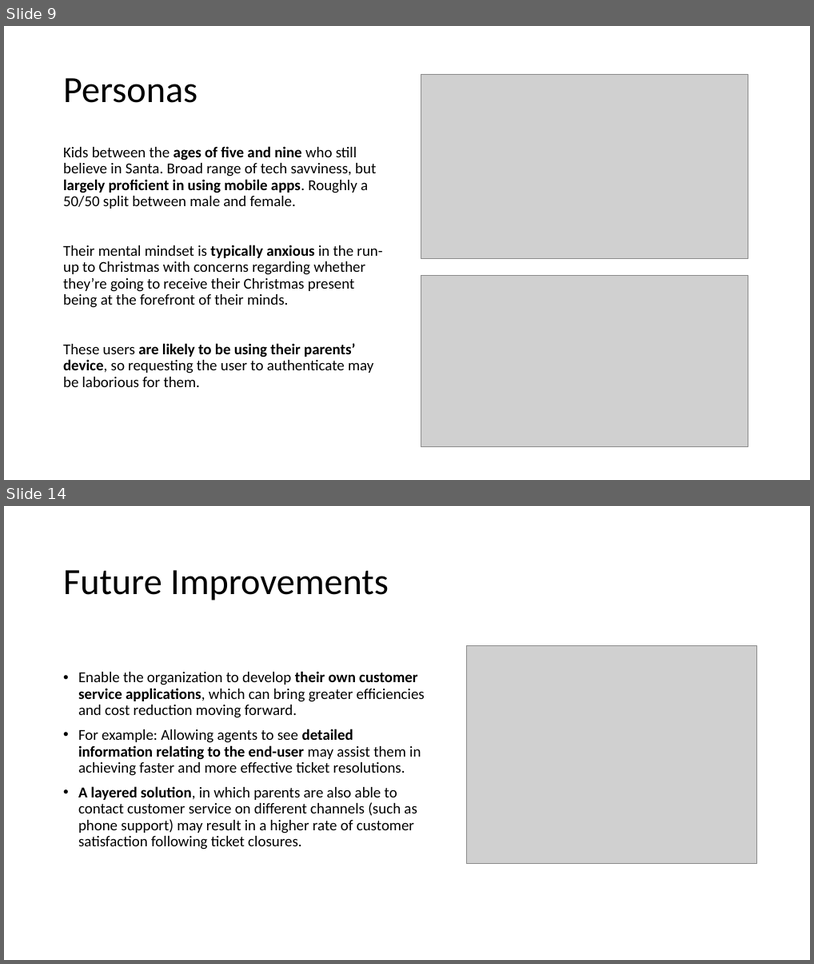
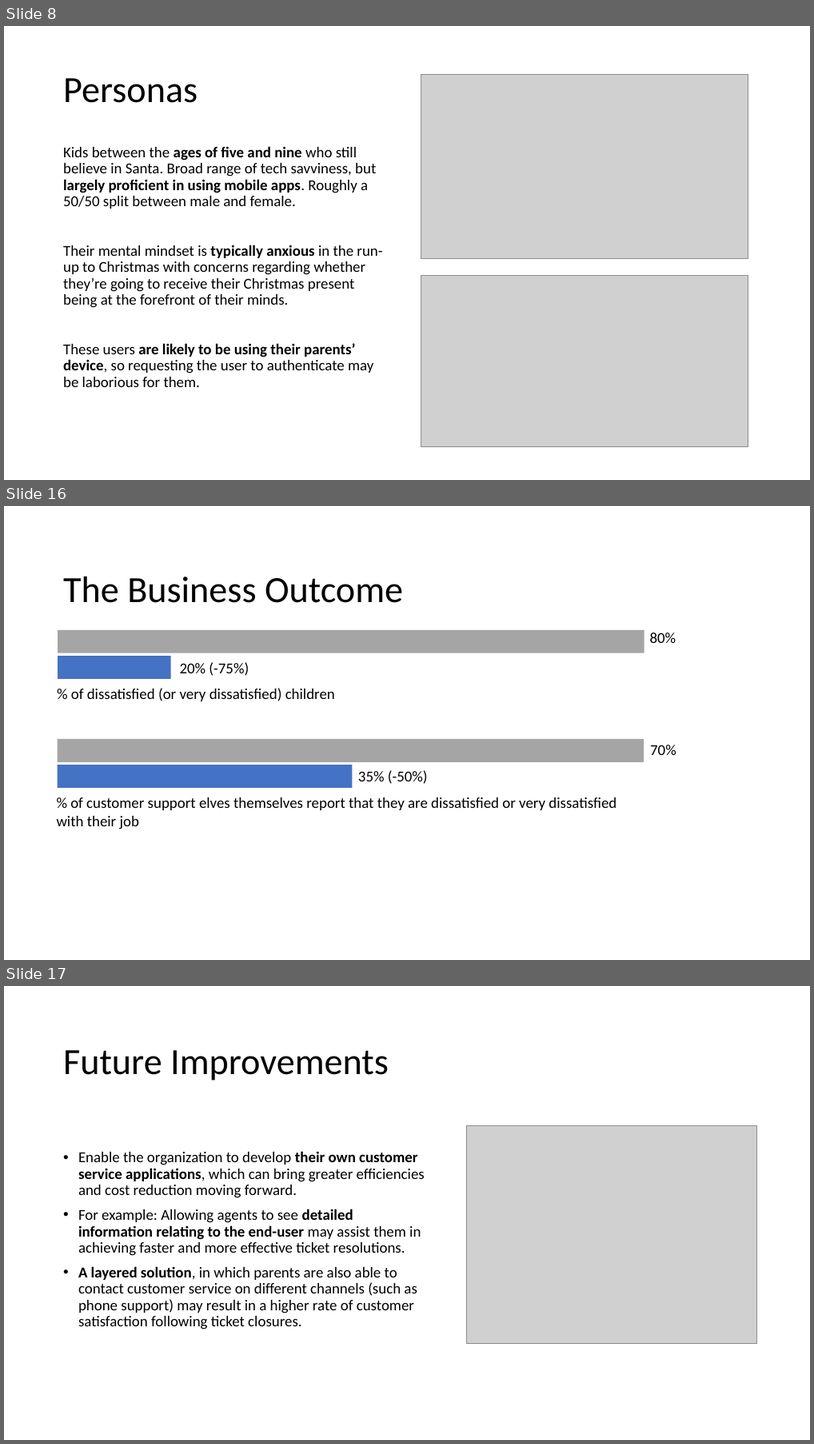
Before and after one commit to michaelodonnell/zendesk-exercise, a slide deck: Presentation + App/Presentation.pptx. Shown one above the other, each under a label of ours: slides 9 and 14 before the commit, slides 8, 16 and 17 after it; the slides between them are not shown. The pictures are 814x964 and 814x1444 pixels, drawn with LibreOffice and Linux fonts; fonts in the diff are those of the drawing; grey boxes stand for pictures. Boxes give left, top, right and bottom in pixels: in the first picture for what was removed or moved away, otherwise in the second. Text is boxed around its words. In the diff, an @@ line names an element or a change of style, - is before the commit and + after.

```diff
--- a/Presentation + App/Presentation.pptx
+++ b/Presentation + App/Presentation.pptx
@@ slide 16 added at (x1=4, y1=506, x2=810, y2=960), background #FFFFFF @@
@@ title added at (x1=63, y1=576, x2=403, y2=603), 44 pt, text #000000 @@
+The Business Outcome
@@ rectangle added at (x1=58, y1=630, x2=645, y2=653), fill #A5A5A5 @@
@@ text added at (x1=650, y1=632, x2=677, y2=643), 18 pt, text #000000 @@
+80%
@@ rectangle added at (x1=58, y1=656, x2=171, y2=679), fill #4472C4 @@
@@ text added at (x1=180, y1=662, x2=249, y2=676), 18 pt, text #000000 @@
+20% (-75%)
@@ text added at (x1=71, y1=688, x2=335, y2=701), 18 pt, text #000000 @@
+% of dissatisfied (or very dissatisfied) children
@@ rectangle added at (x1=58, y1=739, x2=644, y2=762), fill #A5A5A5 @@
@@ text added at (x1=650, y1=744, x2=677, y2=755), 18 pt, text #000000 @@
+70%
@@ rectangle added at (x1=58, y1=764, x2=353, y2=788), fill #4472C4 @@
@@ text added at (x1=358, y1=770, x2=428, y2=784), 18 pt, text #000000 @@
+35% (-50%)
@@ text added at (x1=57, y1=797, x2=617, y2=828), 18 pt, text #000000 @@
+% of customer support elves themselves report that they are dissatisfied or very dissatisfied
+with their job
@@ what was slide 9 is now slide 8 @@
@@ what was slide 14 is now slide 17 @@
```
Also in this commit, not shown: 9 slides changed, 3 other slides added.
